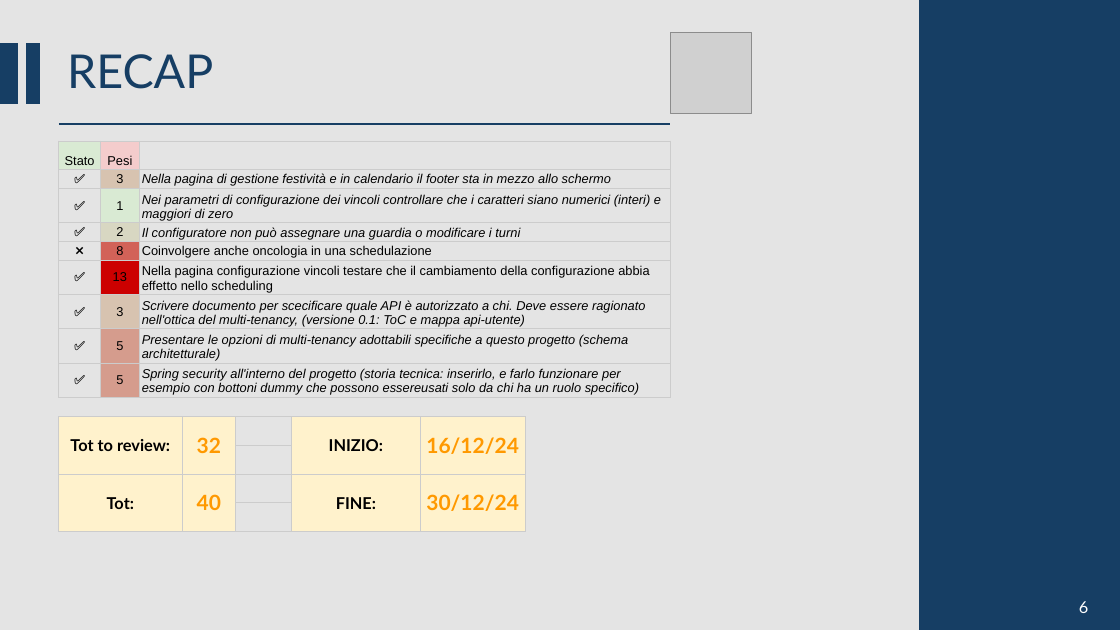
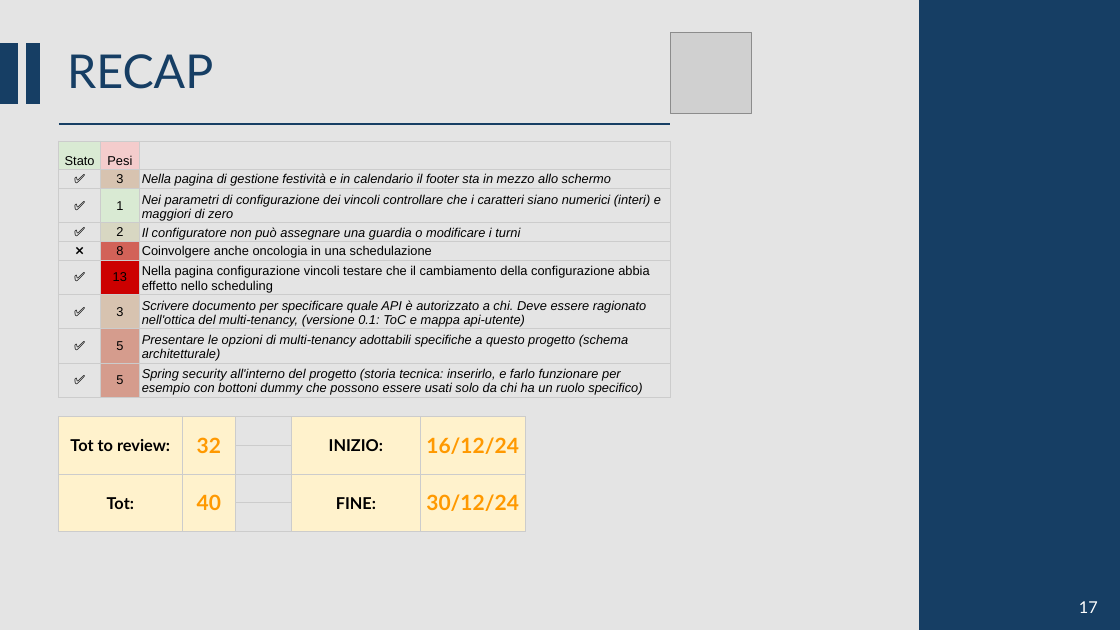
Before and after one commit to CSW-Teams/MS3-docs, a slide deck: slide 17 of ShiftsHappen/Sprint 1/CSW Sprint 1.pptm. Drawn at 1120x630 pixels with LibreOffice and Linux fonts; fonts in the diff are those of the drawing; grey boxes stand for pictures. Boxes give left, top, right and bottom in pixels: in the first picture for what was removed or moved away, otherwise in the second. Text is boxed around its words. In the diff, an @@ line names an element or a change of style, - is before the commit and + after.

```diff
--- a/ShiftsHappen/Sprint 1/CSW Sprint 1.pptm
+++ b/ShiftsHappen/Sprint 1/CSW Sprint 1.pptm
@@ table at (59,141,670,399) @@
-row 7, column 3: Scrivere documento per scecificare quale API è autorizzato a chi. Deve essere ragionato nell'ottica del multi-tenancy, (versione 0.1: ToC e mappa api-utente)
+row 7, column 3: Scrivere documento per specificare quale API è autorizzato a chi. Deve essere ragionato nell'ottica del multi-tenancy, (versione 0.1: ToC e mappa api-utente)
-row 9, column 3: Spring security all'interno del progetto (storia tecnica: inserirlo, e farlo funzionare per esempio con bottoni dummy che possono essereusati solo da chi ha un ruolo specifico)
+row 9, column 3: Spring security all'interno del progetto (storia tecnica: inserirlo, e farlo funzionare per esempio con bottoni dummy che possono essere usati solo da chi ha un ruolo specifico)
@@ text at (1079,601,1098,613): text changed @@
-6
+17
```
Also in this commit, not shown: 14 other slides changed.
